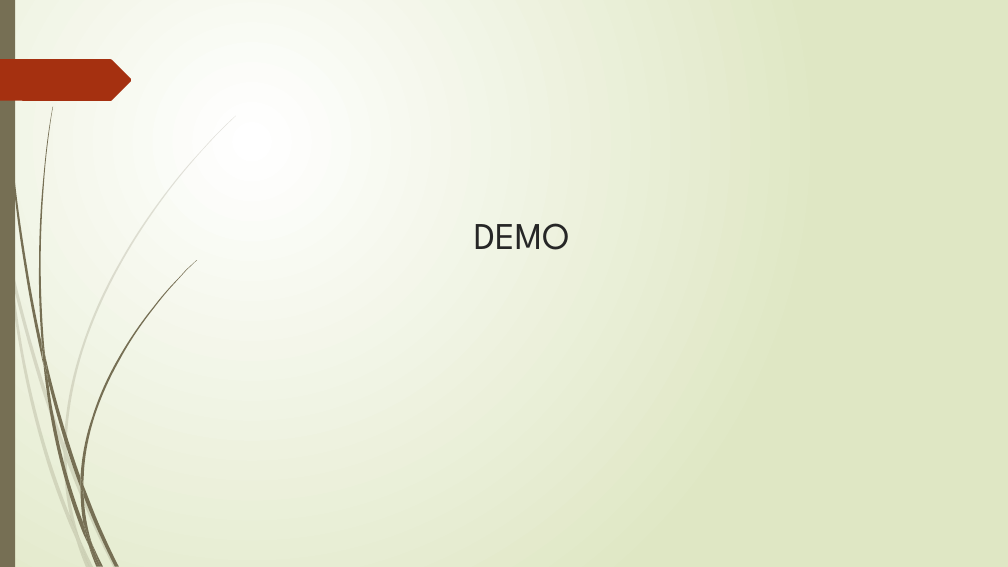
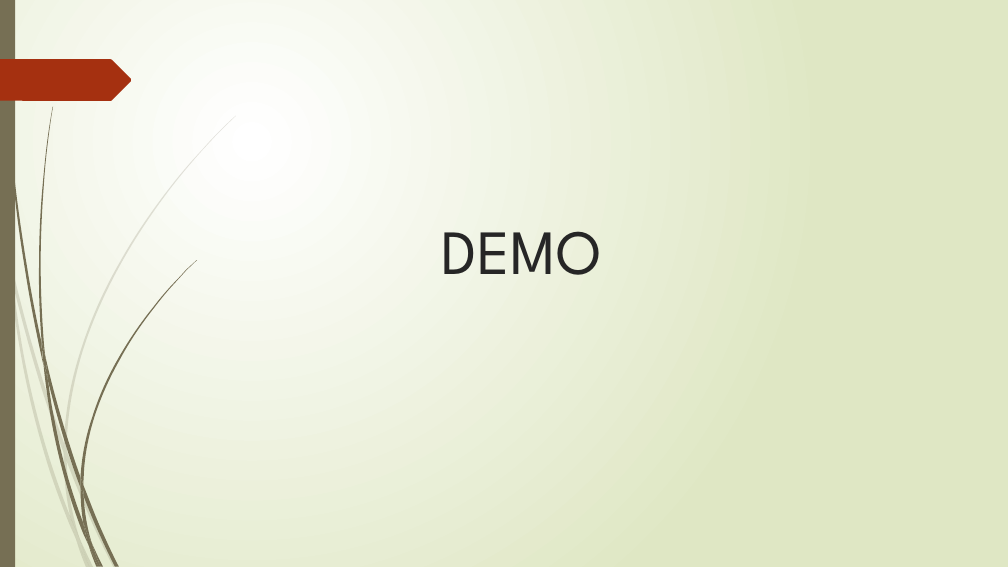
Before and after one commit to Forrestbob/web-project3, a slide deck: slide 6 of Project-3.pptx. Drawn at 1008x567 pixels with LibreOffice and Linux fonts; fonts in the diff are those of the drawing. Boxes give left, top, right and bottom in pixels: in the first picture for what was removed or moved away, otherwise in the second. Text is boxed around its words. In the diff, an @@ line names an element or a change of style, - is before the commit and + after.

```diff
--- a/Project-3.pptx
+++ b/Project-3.pptx
@@ title "DEMO" at (442, 231, 602, 275): size 36 to 60 pt @@
```
Also in this commit, not shown: 4 other slides changed, 1 slide added, 3 other files.
